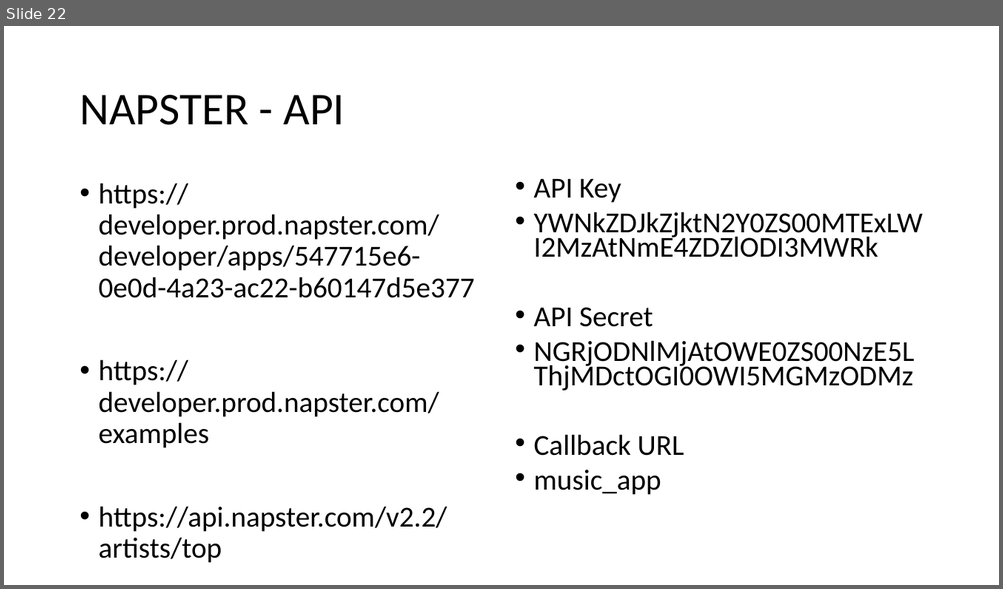
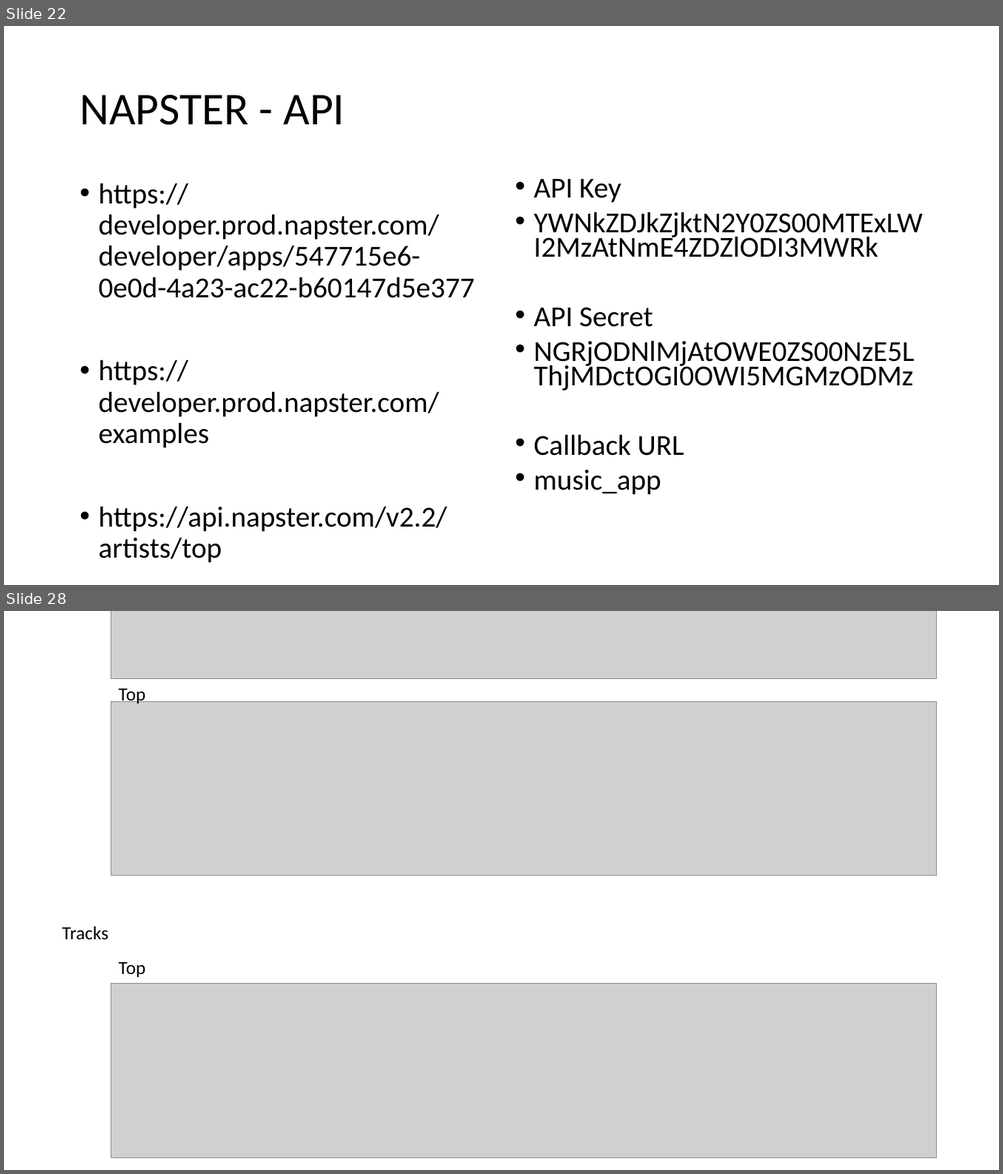
Before and after one commit to Gau232/My_personal_projects, a slide deck: Java_Script/03_music_player/music_player_ns.pptx. Shown one above the other, each under a label of ours: slide 22 before the commit, slides 22 and 28 after it; the slides between them are not shown. The pictures are 1003x589 and 1003x1174 pixels, drawn with LibreOffice and Linux fonts; fonts in the diff are those of the drawing; grey boxes stand for pictures; background and template pictures are left out. Boxes give left, top, right and bottom in pixels: in the first picture for what was removed or moved away, otherwise in the second. Text is boxed around its words. In the diff, an @@ line names an element or a change of style, - is before the commit and + after.

```diff
--- a/Java_Script/03_music_player/music_player_ns.pptx
+++ b/Java_Script/03_music_player/music_player_ns.pptx
@@ slide 28 added at (4,611,999,1170), background #FFFFFF @@
@@ picture added at (111,611,936,679) @@
@@ text added at (119,689,146,706), 18 pt, text #000000 @@
+Top
@@ picture added at (111,701,936,876) @@
@@ text added at (62,926,108,940), 18 pt, text #000000 @@
+Tracks
@@ text added at (119,962,146,977), 18 pt, text #000000 @@
+Top
@@ picture added at (111,984,936,1159) @@
```
Also in this commit, not shown: 2 slides changed, 5 other slides added, 33 other files.
